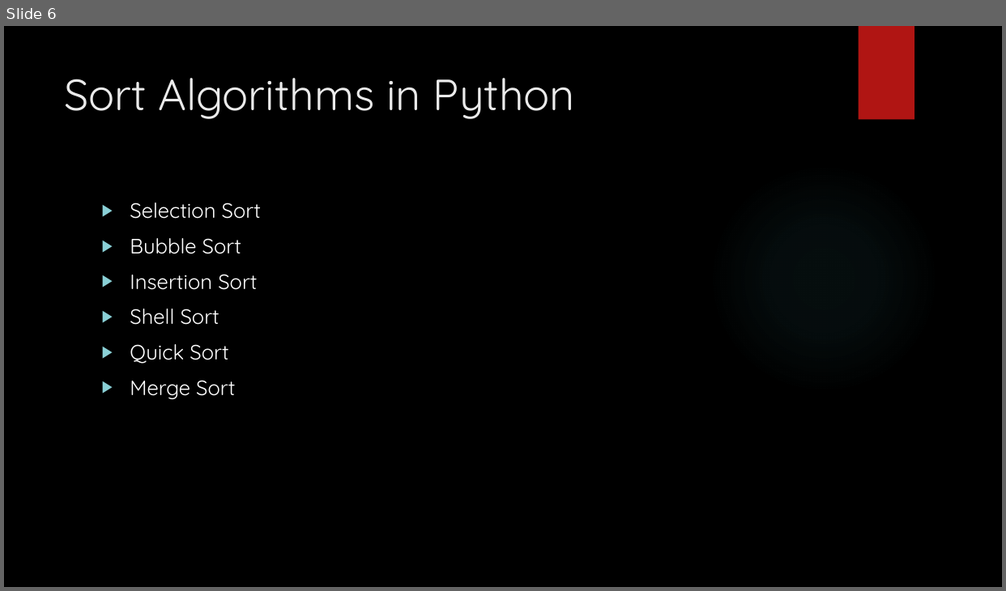
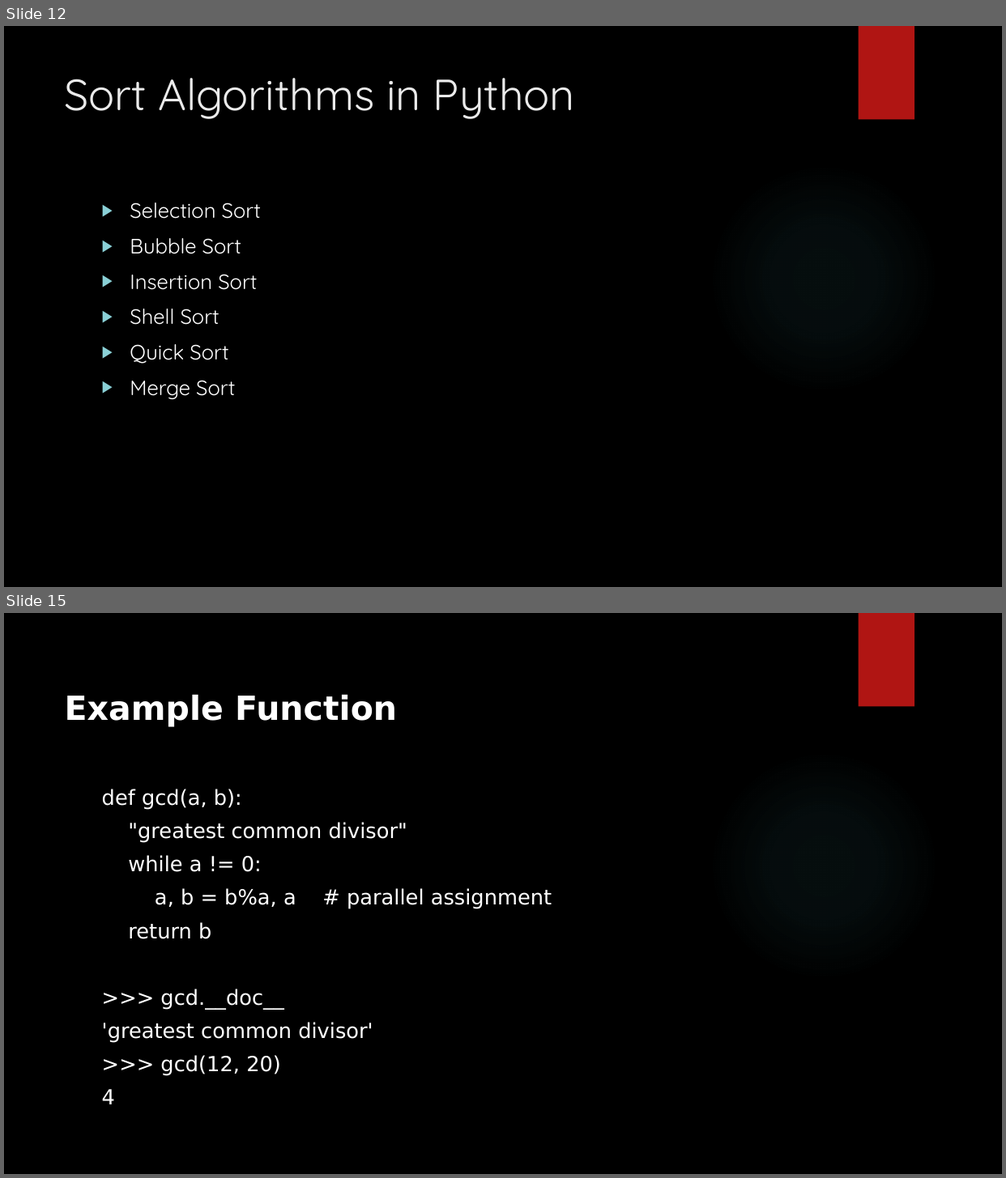
Before and after one commit to stargazingtech/build-discord-bots, a slide deck: build-discord-bots-with-Python.pptx. Shown one above the other, each under a label of ours: slide 6 before the commit, slides 12 and 15 after it; the slides between them are not shown. The pictures are 1006x591 and 1006x1178 pixels, drawn with LibreOffice and Linux fonts; fonts in the diff are those of the drawing; background and template pictures are left out. Boxes give left, top, right and bottom in pixels: in the first picture for what was removed or moved away, otherwise in the second. Text is boxed around its words. In the diff, an @@ line names an element or a change of style, - is before the commit and + after.

```diff
--- a/build-discord-bots-with-Python.pptx
+++ b/build-discord-bots-with-Python.pptx
@@ slide 15 added at [4,613,1002,1174], background picture (left out); not listed: 2 template elements that a slide beside it also shows @@
@@ title added at [65,694,397,727], 32 pt, text #FFFFFF, bold @@
+Example Function
@@ text added at [102,789,552,1105], 20 pt, text #FFFFFF @@
+def gcd(a, b):
+"greatest common divisor"
+while a != 0:
+a, b = b%a, a # parallel assignment
+return b
+>>> gcd.__doc__
+'greatest common divisor'
+>>> gcd(12, 20)
+4
@@ what was slide 6 is now slide 12 @@
```
Also in this commit, not shown: 1 slide changed, 17 other slides added.
